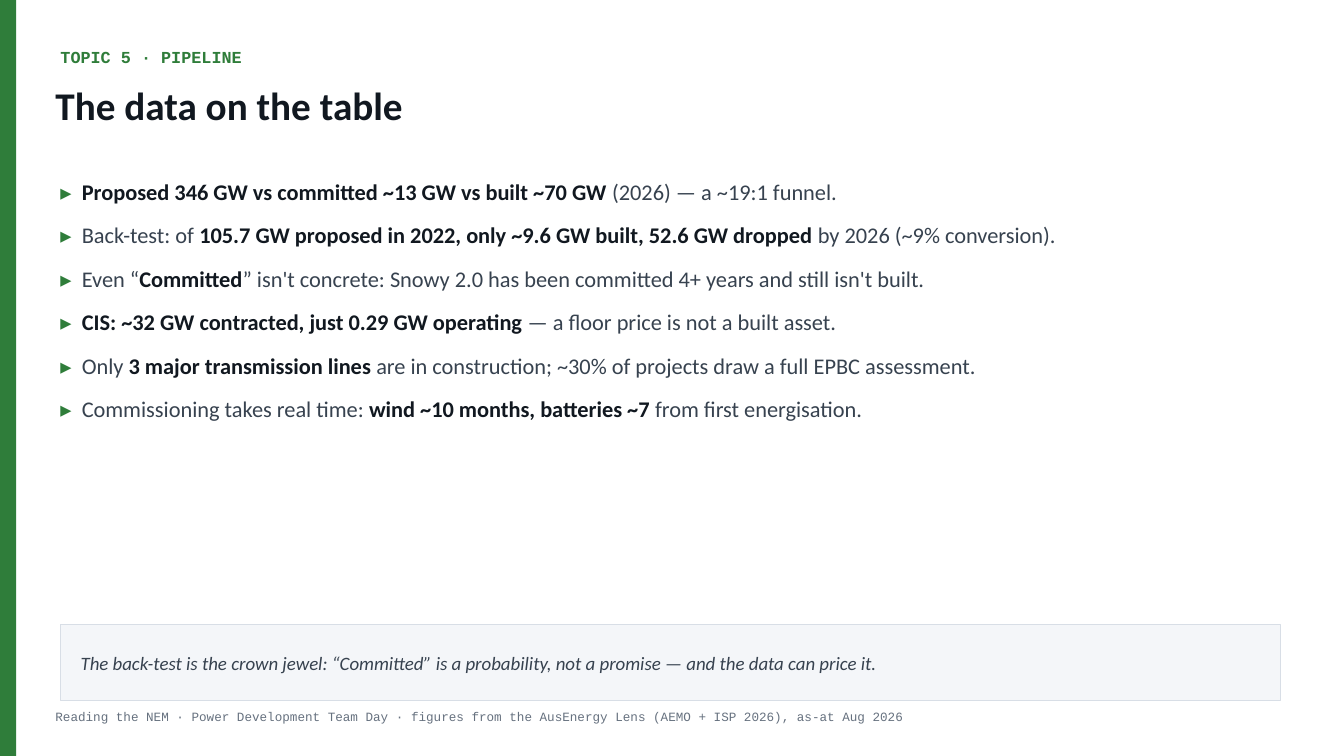
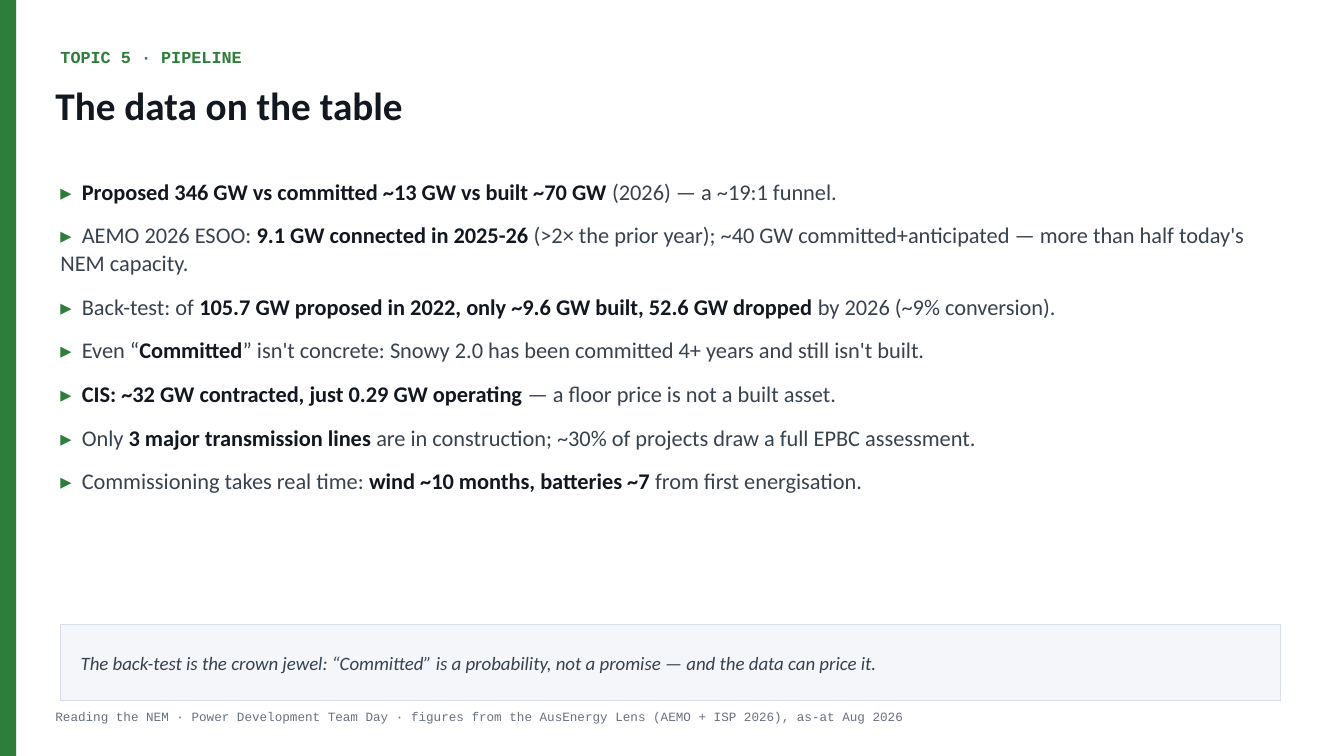
Before and after one commit to Travis-coder712/studio, a slide deck: slide 30 of nem-team-day/Reading-the-NEM-Team-Day.pptx. Drawn at 1344x756 pixels with LibreOffice and Linux fonts; fonts in the diff are those of the drawing. Boxes give left, top, right and bottom in pixels: in the first picture for what was removed or moved away, otherwise in the second. Text is boxed around its words. In the diff, an @@ line names an element or a change of style, - is before the commit and + after.

```diff
--- a/nem-team-day/Reading-the-NEM-Team-Day.pptx
+++ b/nem-team-day/Reading-the-NEM-Team-Day.pptx
@@ text at [60,227,1244,275]: paragraph added @@
+▸ AEMO 2026 ESOO: 9.1 GW connected in 2025-26 (>2× the prior year); ~40 GW committed+anticipated — more than half today's NEM capacity.
```
Also in this commit, not shown: 3 other slides changed.
